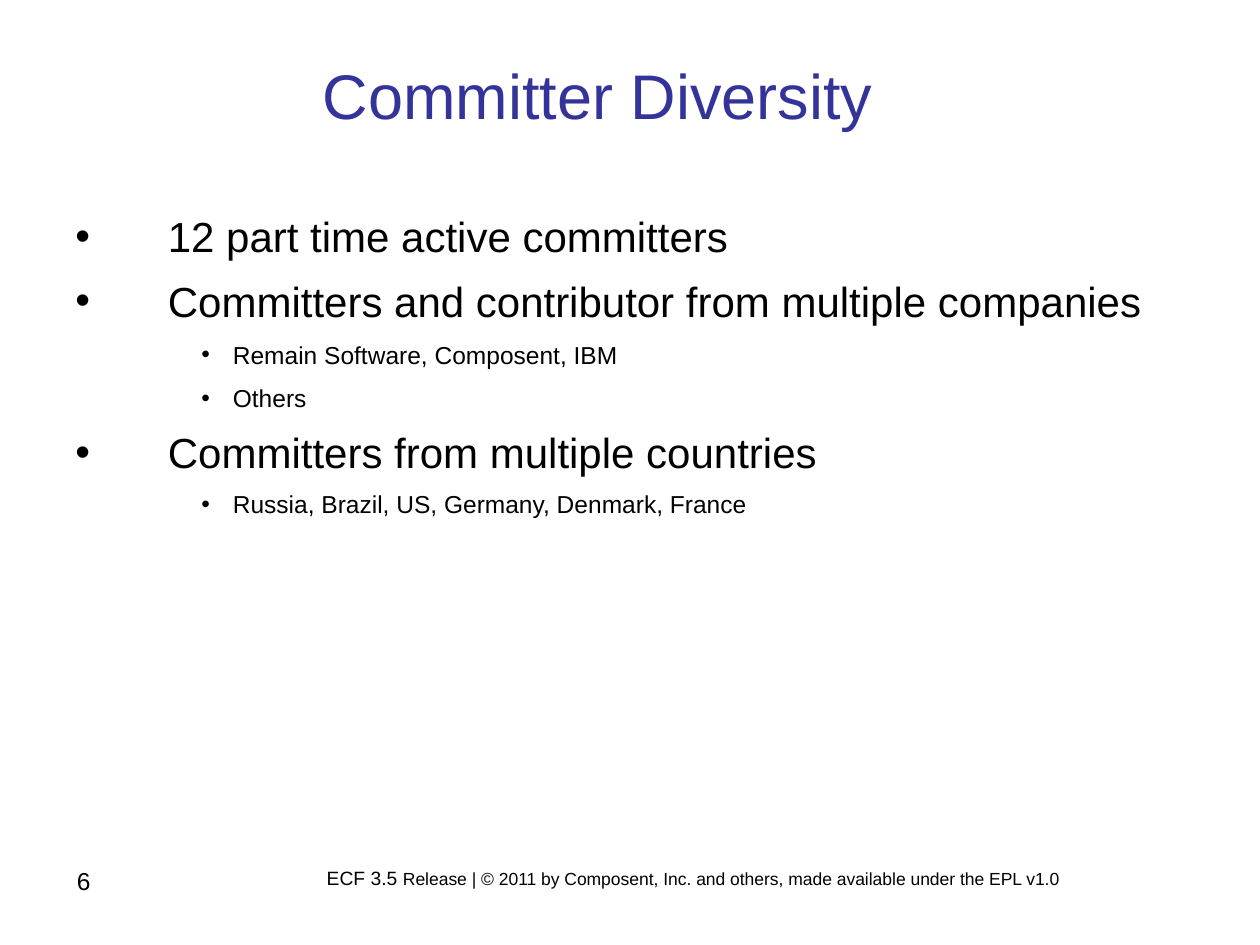
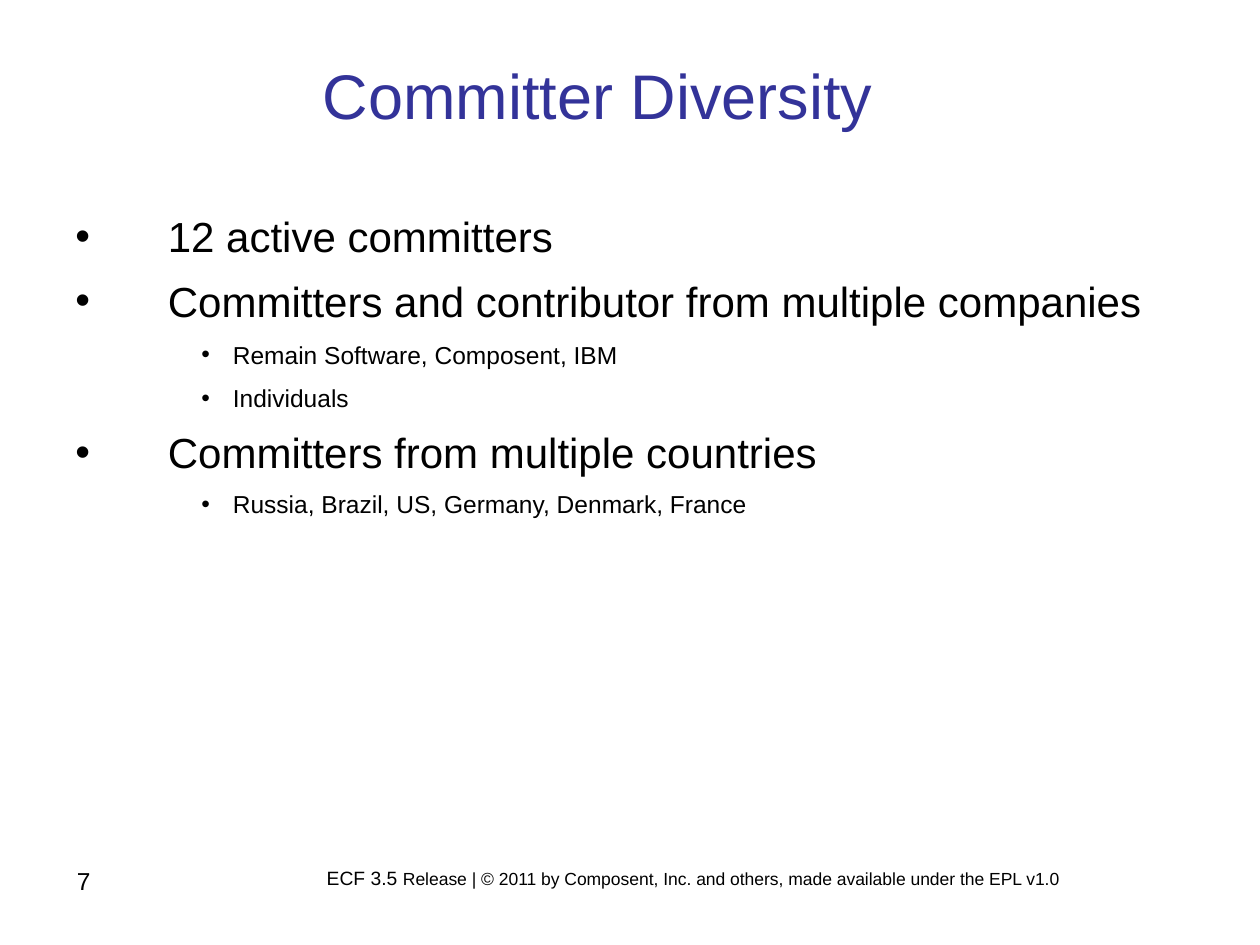
Before and after one commit to eclipse/ecf-website, a slide deck: slide 7 of reviews/ECF_Project_3.5_Release_Review.ppt (slide 6 before the commit). Drawn at 1260x945 pixels with LibreOffice and Linux fonts; fonts in the diff are those of the drawing; background and template pictures are left out. Boxes give left, top, right and bottom in pixels: in the first picture for what was removed or moved away, otherwise in the second. Text is boxed around its words. In the diff, an @@ line names an element or a change of style, - is before the commit and + after.

```diff
--- a/reviews/ECF_Project_3.5_Release_Review.ppt
+++ b/reviews/ECF_Project_3.5_Release_Review.ppt
@@ text at bbox=[168, 221, 553, 253]: text changed @@
-• 12 part time active committers
+• 12 active committers
@@ text at bbox=[233, 389, 349, 408]: text changed @@
-    • Others
+    • Individuals
@@ page number at bbox=[77, 873, 91, 890]: text changed @@
-6
+7
```
Also in this commit, not shown: 3 other slides changed, 1 slide added.
